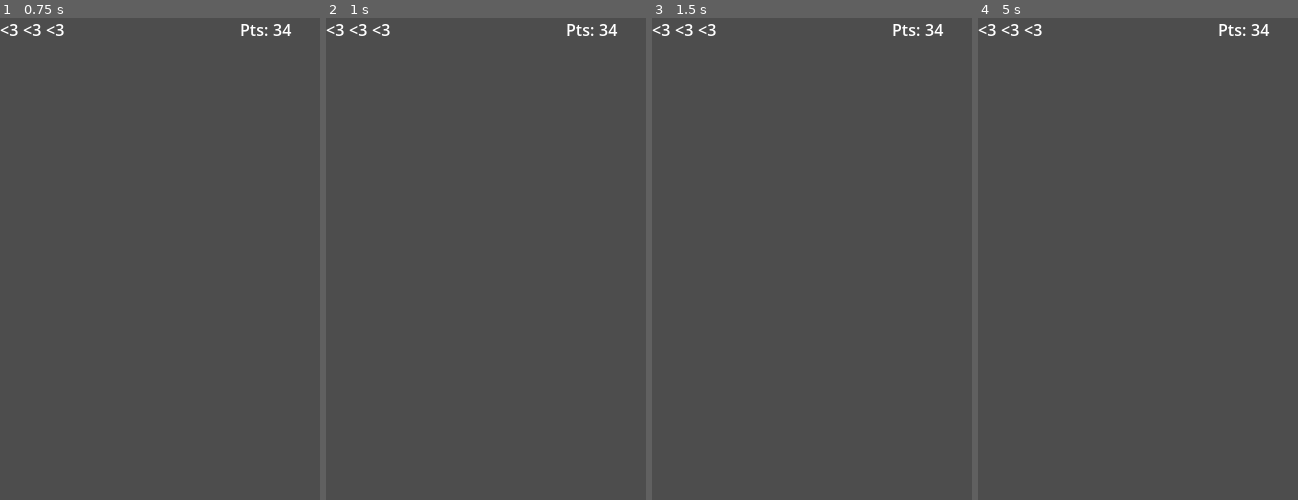
Above: before the commit, frames 1-4 (left to right).
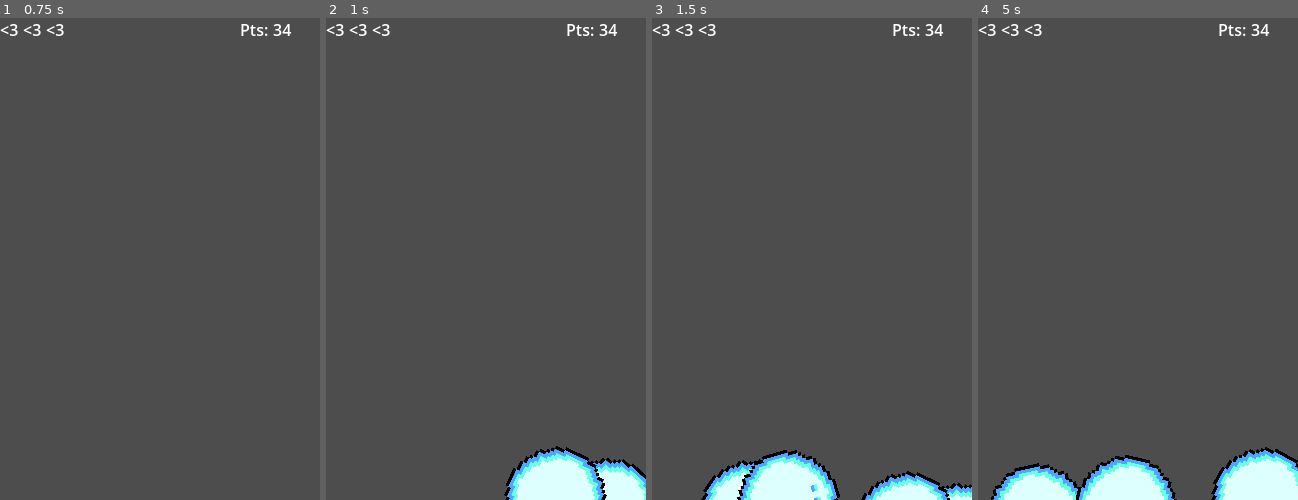
Above: after the commit, the same moments.

Repository: DiegoCali/Global-Game-Jam-2025
Game: Godot game, scene res://scenes/MainGame.tscn
Two runs of this game, one before a commit and one after it. Both use one fixed random seed, a clock stepped at 60 frames per second and the inputs below. This scene is started directly instead of the project's main scene.
Inputs (mouse positions are in pixels of both pictures, inside the frame that each line leads up to):
- Up to frame 1 (0.75 s): click "Start" at 0.5 s
- Up to frame 2 (1 s): no input
- Up to frame 3 (1.5 s): move the mouse to (882, 230) at 1.27 s; click (882, 230) at 1.42 s
- Up to frame 4 (5 s): move the mouse to (1074, 278) at 2.02 s; click (1074, 278) at 2.17 s; move the mouse to (1170, 148) at 2.77 s; click (1170, 148) at 2.92 s; move the mouse to (1122, 355) at 3.52 s; click (1122, 355) at 3.67 s; move the mouse to (1234, 326) at 4.27 s; click (1234, 326) at 4.42 s

Frame 1 is identical in both runs. In frame 2, 3.8% of the frame differs, in the area x 55-100%, y 88-100%; in frame 3, 4.6%; in frame 4, 6.1%, in the area x 4-100%, y 89-100%.

Commit message:
Add animation hud

Diff:
--- a/src/scenes/MainGame.tscn
+++ b/src/scenes/MainGame.tscn
@@ -1,7 +1,15 @@
-[gd_scene load_steps=3 format=3 uid="uid://chtplyu8wm46h"]
+[gd_scene load_steps=6 format=3 uid="uid://chtplyu8wm46h"]
 
 [ext_resource type="Script" path="res://scenes/main_game.gd" id="1_w6dlh"]
 [ext_resource type="PackedScene" uid="uid://o7pbcpqry666" path="res://scenes/start_menu.tscn" id="2_sqkea"]
+[ext_resource type="PackedScene" uid="uid://13ocb1xxbxcl" path="res://scenes/Bubble.tscn" id="2_woinn"]
+[ext_resource type="PackedScene" uid="uid://c70jj3o0scro2" path="res://scenes/hud.tscn" id="4_4uhgl"]
+
+[sub_resource type="Curve2D" id="Curve2D_ve2mi"]
+_data = {
+"points": PackedVector2Array(0, 0, 0, 0, 34, 485, 0, 0, 0, 0, 298, 489)
+}
+point_count = 2
 
 [node name="Main" type="Control"]
 layout_mode = 3
@@ -11,6 +19,23 @@
 grow_horizontal = 2
 grow_vertical = 2
 script = ExtResource("1_w6dlh")
+bubble_scene = ExtResource("2_woinn")
 
 [node name="StartMenu" parent="." instance=ExtResource("2_sqkea")]
 layout_mode = 1
+
+[node name="GameTimer" type="Timer" parent="."]
+wait_time = 0.2
+
+[node name="BubblePath" type="Path2D" parent="."]
+curve = SubResource("Curve2D_ve2mi")
+
+[node name="FollowBubblePath" type="PathFollow2D" parent="BubblePath"]
+position = Vector2(34, 485)
+rotation = 0.0151504
+
+[node name="Hud" parent="." instance=ExtResource("4_4uhgl")]
+layout_mode = 1
+
+[connection signal="game_start" from="StartMenu" to="." method="start_game"]
+[connection signal="timeout" from="GameTimer" to="." method="_on_game_timer_timeout"]
--- a/src/scenes/main_game.gd
+++ b/src/scenes/main_game.gd
@@ -1,12 +1,36 @@
 extends Control
 
+@export var bubble_scene : PackedScene
+var score
 
 # Called when the node enters the scene tree for the first time.
 func _ready() -> void:
 	var starmenu = $StartMenu
 	starmenu.show()
+	$Hud.hide()
 
 
 # Called every frame. 'delta' is the elapsed time since the previous frame.
 func _process(delta: float) -> void:
 	pass
+
+func start_game():
+	$Hud.show()
+	$GameTimer.start()
+func _on_game_timer_timeout() -> void:
+	var bubble = bubble_scene.instantiate()
+	var bubble_spawn_location = $BubblePath/FollowBubblePath
+	bubble_spawn_location.progress_ratio = randf()
+
+	# Set the mob's direction perpendicular to the path direction.
+	var direction = bubble_spawn_location.rotation + PI / 2
+
+	# Set the mob's position to a random location.
+	bubble.position = bubble_spawn_location.position
+
+	# Add some randomness to the direction.
+	direction += randf_range(-PI / 4, PI / 4)
+	bubble.rotation = direction
+
+	# Spawn the mob by adding it to the Main scene.
+	add_child(bubble)
--- a/src/scripts/start_menu.gd
+++ b/src/scripts/start_menu.gd
@@ -4,6 +4,7 @@
 signal restart
 # Called when the node enters the scene tree for the first time.
 func _ready() -> void:
+
 	pass # Replace with function body.
 
 
@@ -16,4 +17,3 @@
 func _on_button_pressed() -> void:
 	game_start.emit()
 	self.hide()
-	get_tree().change_scene_to_file("res://scenes/hud.tscn")
